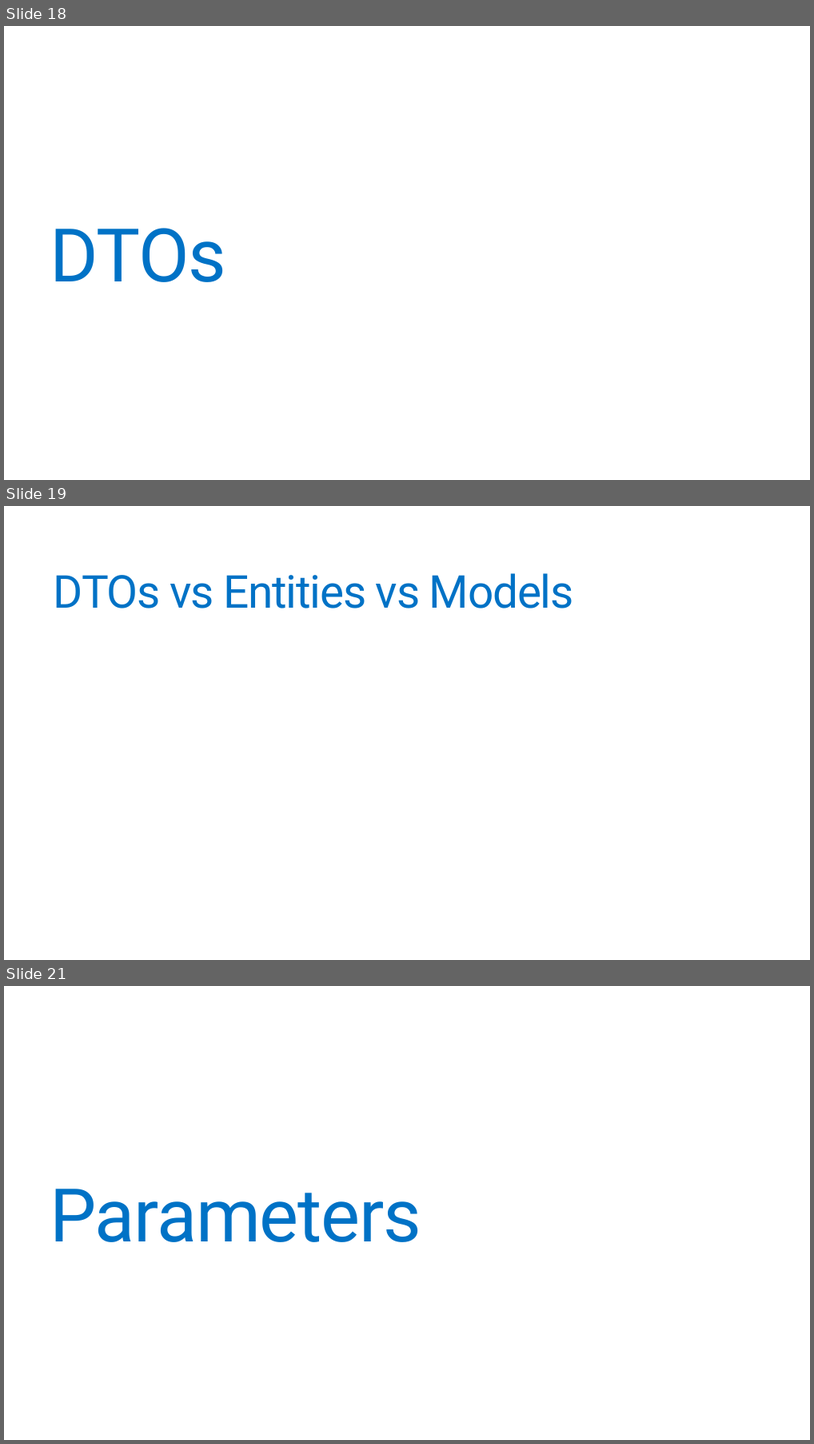
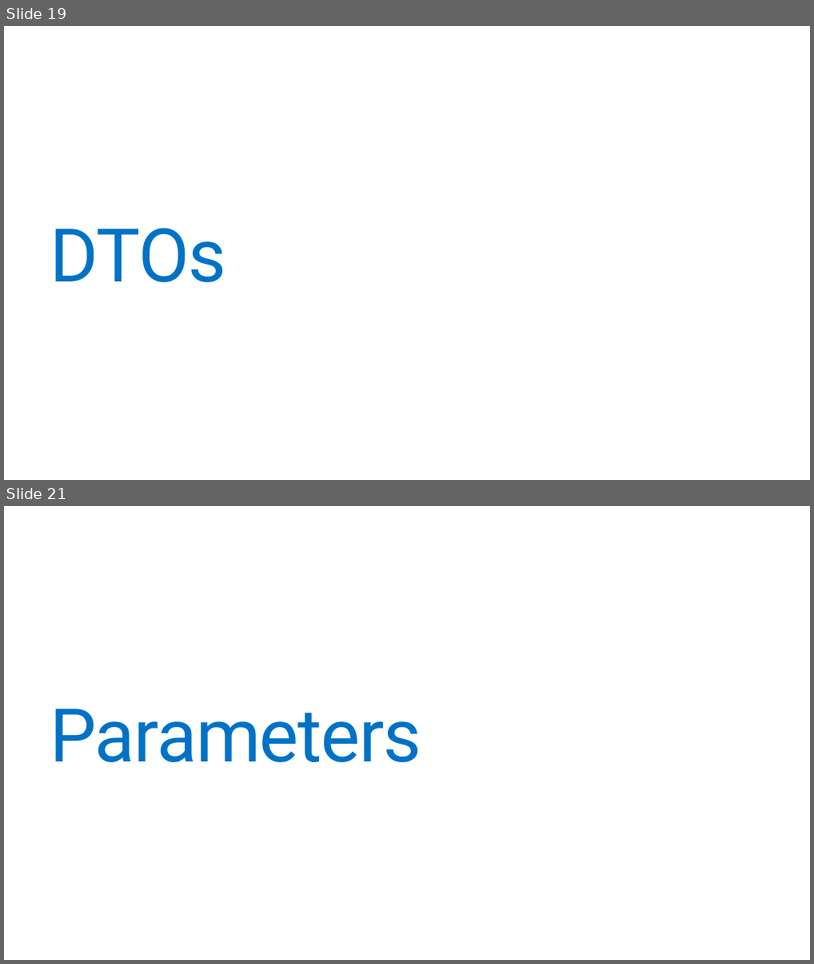
Before and after one commit to jonathantower/dotnet-apis, a slide deck: slides.pptx. Shown one above the other, each under a label of ours: slides 18, 19 and 21 before the commit, slides 19 and 21 after it; the slides between them are not shown. The pictures are 814x1444 and 814x964 pixels, drawn with LibreOffice and Linux fonts; fonts in the diff are those of the drawing. Boxes give left, top, right and bottom in pixels: in the first picture for what was removed or moved away, otherwise in the second. Text is boxed around its words. In the diff, an @@ line names an element or a change of style, - is before the commit and + after.

```diff
--- a/slides.pptx
+++ b/slides.pptx
@@ slide 19 removed at (x1=4, y1=506, x2=810, y2=960), background #FFFFFF @@
@@ title removed at (x1=54, y1=573, x2=574, y2=608) @@
-DTOs vs Entities vs Models
@@ what was slide 18 is now slide 19 @@
```
Also in this commit, not shown: 8 slides changed, 7 slides added, 9 other slides removed.
